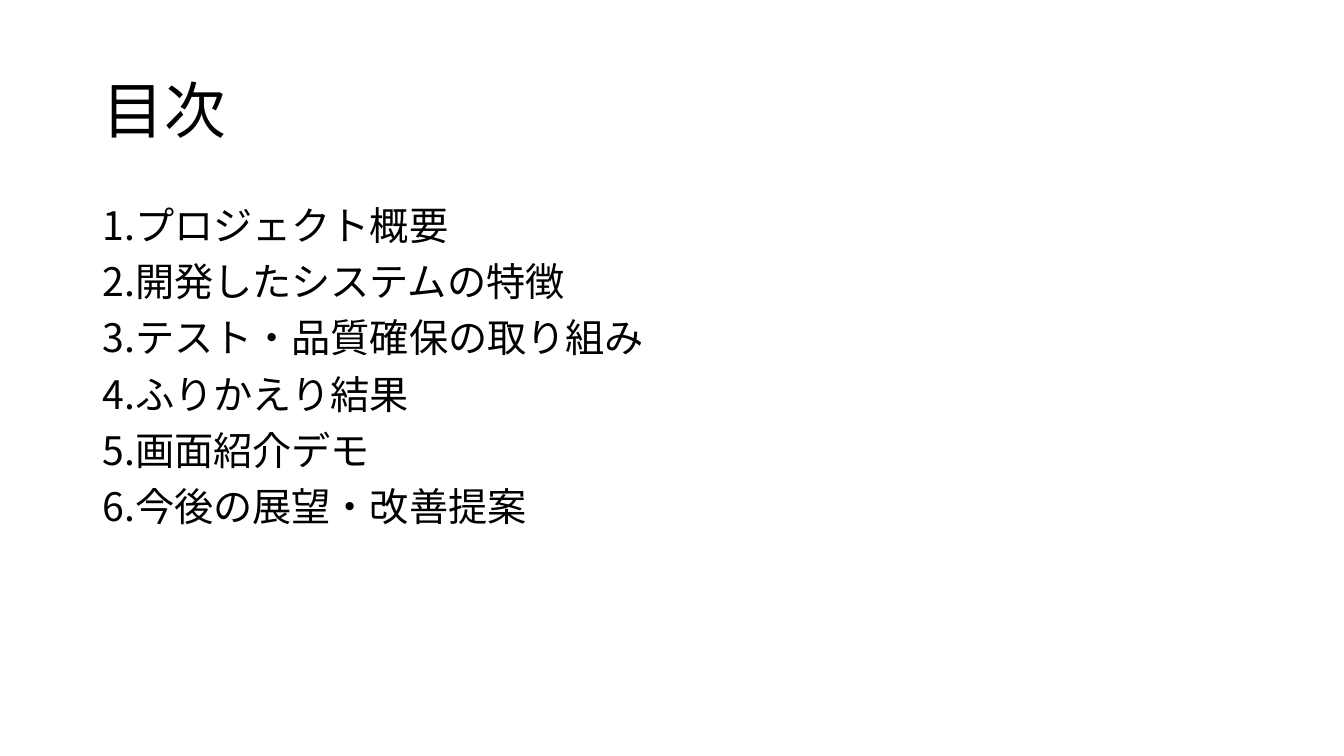
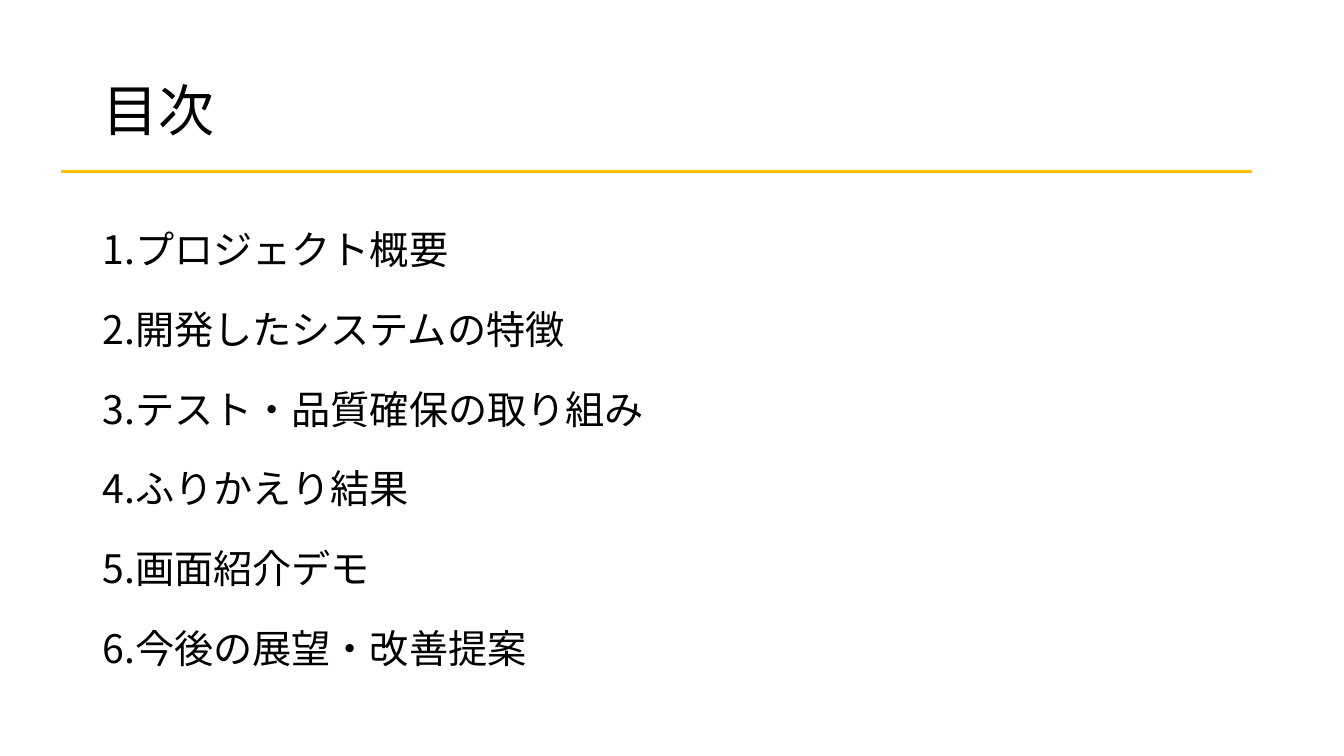
Before and after one commit to kadowakiyuya/simplezakka, a slide deck: slide 2 of 成果発表会/成果発表会.pptx (slide 3 before the commit). Drawn at 1344x756 pixels with LibreOffice and Linux fonts; fonts in the diff are those of the drawing. Boxes give left, top, right and bottom in pixels: in the first picture for what was removed or moved away, otherwise in the second. Text is boxed around its words. In the diff, an @@ line names an element or a change of style, - is before the commit and + after.

```diff
--- a/成果発表会/成果発表会.pptx
+++ b/成果発表会/成果発表会.pptx
@@ title "目次" at <box>102,84,214,136</box>: size 44 to 40 pt @@
@@ line added from (62, 171) to (1252, 171), #FFC000 1.75 pt @@
@@ text "1.プロジェクト概要" at <box>102,231,644,667</box>: line spacing 0.9 to 1.4 @@
```
Also in this commit, not shown: 19 other slides changed, 2 slides added, 3 slides removed, 1 other file.
